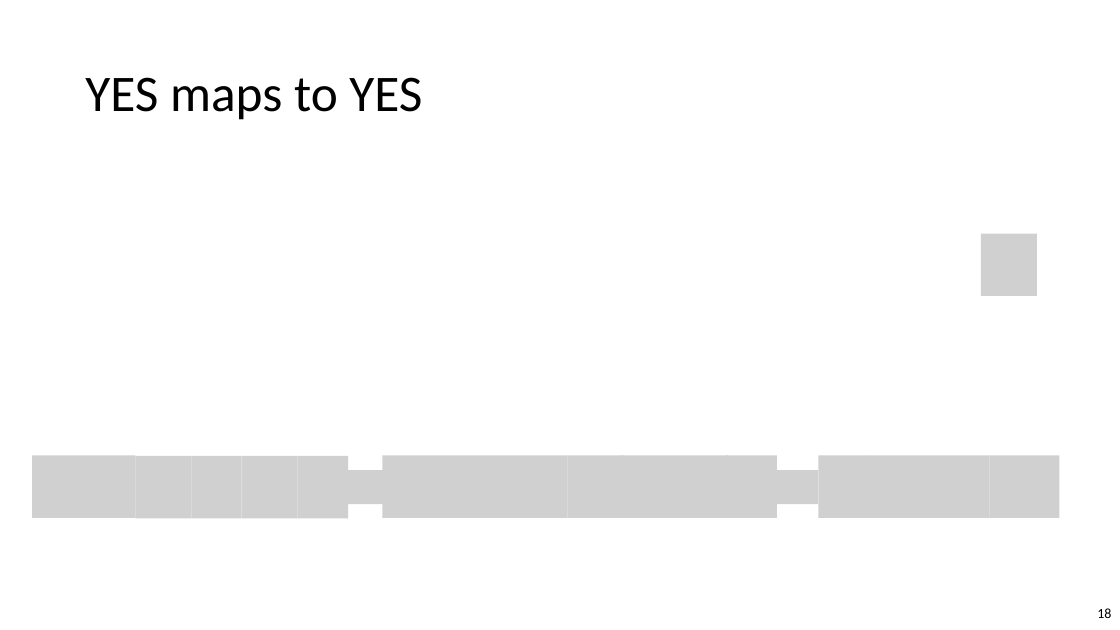
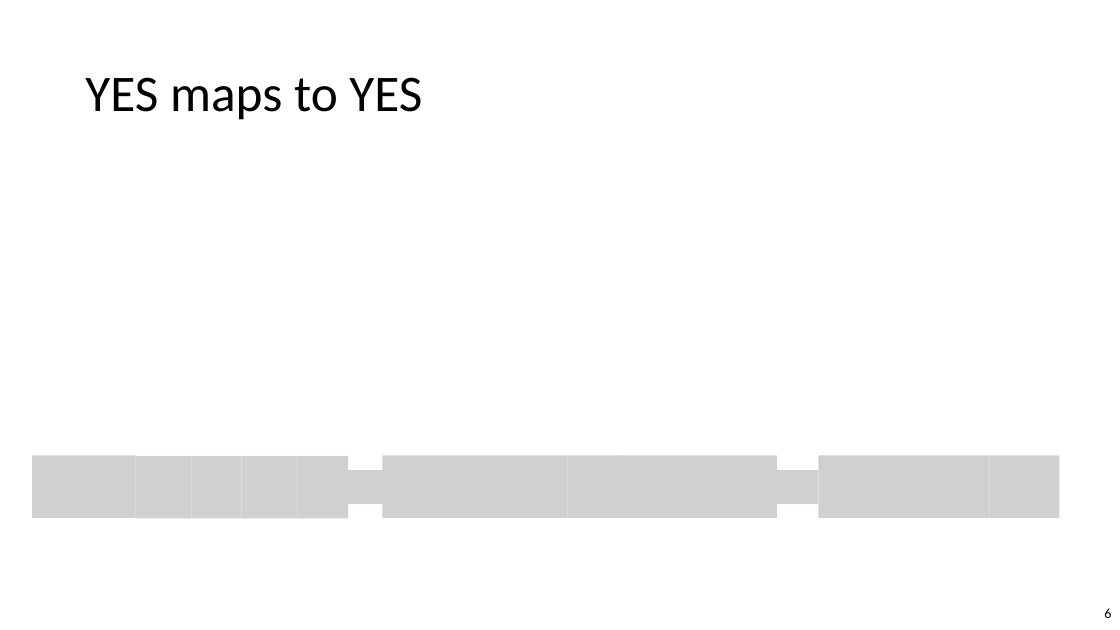
Before and after one commit to williamhoza/personal-website, a slide deck: slide 6 of teaching/spring2024-intro-to-complexity/next-slides.pptx (slide 18 before the commit). Drawn at 1120x630 pixels with LibreOffice and Linux fonts; fonts in the diff are those of the drawing; grey boxes stand for pictures. Boxes give left, top, right and bottom in pixels: in the first picture for what was removed or moved away, otherwise in the second. Text is boxed around its words. In the diff, an @@ line names an element or a change of style, - is before the commit and + after.

```diff
--- a/teaching/spring2024-intro-to-complexity/next-slides.pptx
+++ b/teaching/spring2024-intro-to-complexity/next-slides.pptx
@@ picture removed at bbox=[981, 234, 1038, 296] @@
@@ page number at bbox=[1104, 608, 1111, 618]: text changed @@
-18
+6
```
Also in this commit, not shown: 4 other slides changed, 12 slides removed.
